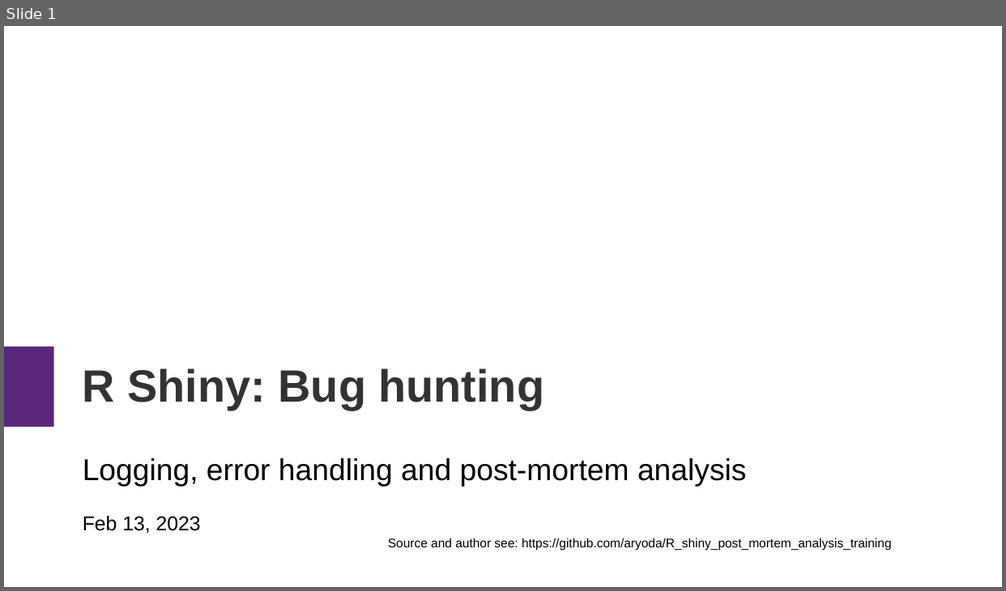
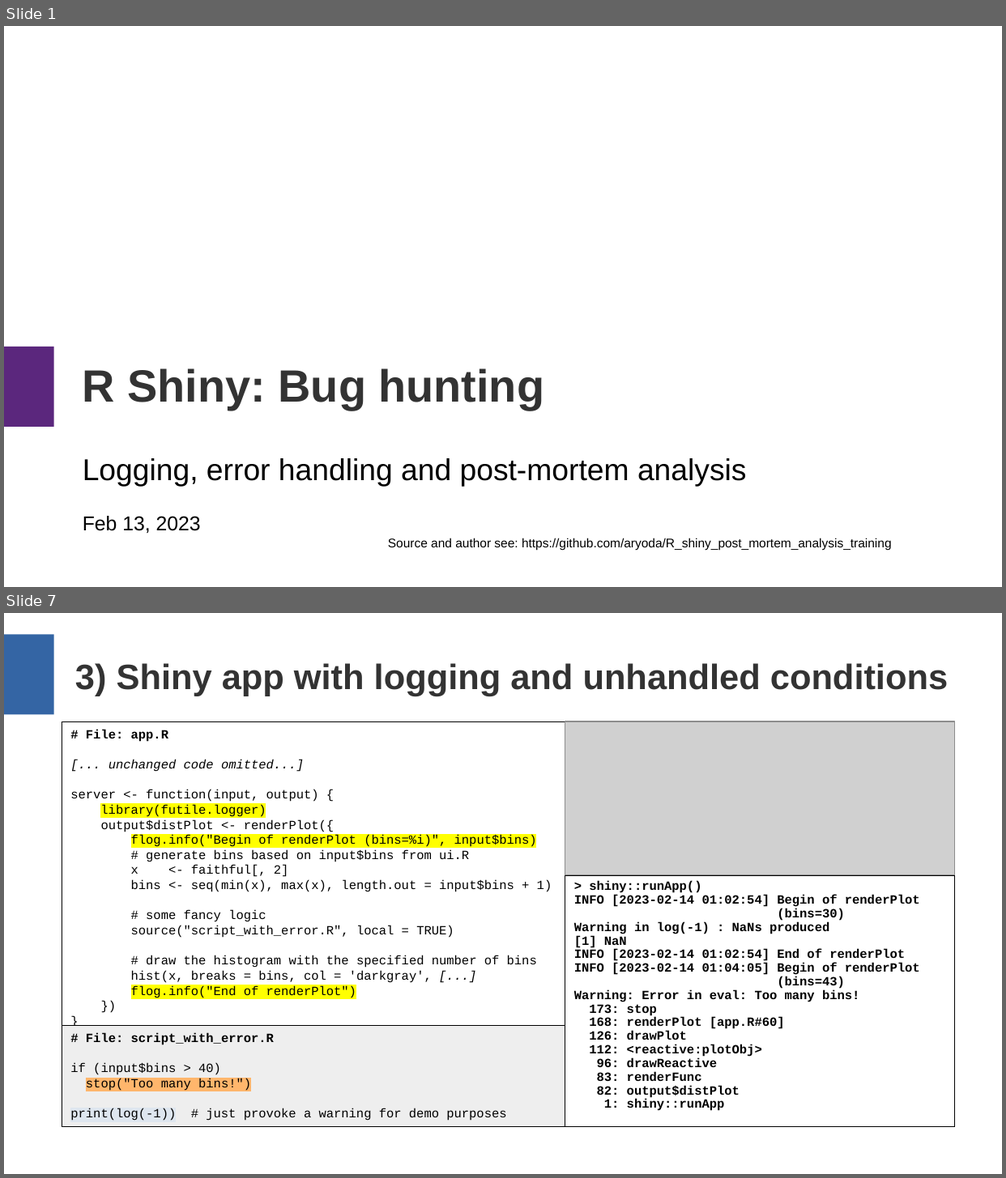
Before and after one commit to aryoda/R_shiny_post_mortem_analysis_training, a slide deck: Training slides.odp. Shown one above the other, each under a label of ours: slide 1 before the commit, slides 1 and 7 after it; the slides between them are not shown. The pictures are 1006x591 and 1006x1178 pixels, drawn with LibreOffice and Linux fonts; fonts in the diff are those of the drawing; grey boxes stand for pictures. Boxes give left, top, right and bottom in pixels: in the first picture for what was removed or moved away, otherwise in the second. Text is boxed around its words. In the diff, an @@ line names an element or a change of style, - is before the commit and + after.

```diff
--- a/Training slides.odp
+++ b/Training slides.odp
@@ slide 7 added at <box>4,613,1002,1174</box>, background #FFFFFF @@
@@ rectangle added at <box>4,635,53,715</box>, fill #3465A4 @@
@@ title added at <box>75,663,948,696</box>, 28 pt, text #333333, bold @@
+3) Shiny app with logging and unhandled conditions
@@ rectangle added at <box>62,722,565,1026</box>, outline #000000 0 pt, 10 pt, text #000000 @@
+# File: app.R
+[... unchanged code omitted...]
+server <- function(input, output) {
+library(futile.logger)
+output$distPlot <- renderPlot({
+flog.info("Begin of renderPlot (bins=%i)", input$bins)
+# generate bins based on input$bins from ui.R
+x <- faithful[, 2]
+bins <- seq(min(x), max(x), length.out = input$bins + 1)
+# some fancy logic
+source("script_with_error.R", local = TRUE)
+# draw the histogram with the specified number of bins
+hist(x, breaks = bins, col = 'darkgray', [...]
+flog.info("End of renderPlot")
+})
+}
@@ picture added at <box>565,722,955,875</box> @@
@@ rectangle added at <box>565,875,955,1127</box>, outline #000000 0 pt, 10 pt, text #000000, bold @@
+> shiny::runApp()
+INFO [2023-02-14 01:02:54] Begin of renderPlot
+(bins=30)
+Warning in log(-1) : NaNs produced
+[1] NaN
+INFO [2023-02-14 01:02:54] End of renderPlot
+INFO [2023-02-14 01:04:05] Begin of renderPlot
+(bins=43)
+Warning: Error in eval: Too many bins!
+173: stop
+168: renderPlot [app.R#60]
+126: drawPlot
+112: <reactive:plotObj>
+96: drawReactive
+83: renderFunc
+82: output$distPlot
+1: shiny::runApp
@@ rectangle added at <box>62,1026,565,1127</box>, fill #EEEEEE, outline #000000 0 pt, 10 pt, text #000000 @@
+# File: script_with_error.R
+if (input$bins > 40)
+stop("Too many bins!")
+print(log(-1)) # just provoke a warning for demo purposes
```
Also in this commit, not shown: 2 slides changed, 3 other slides added.
